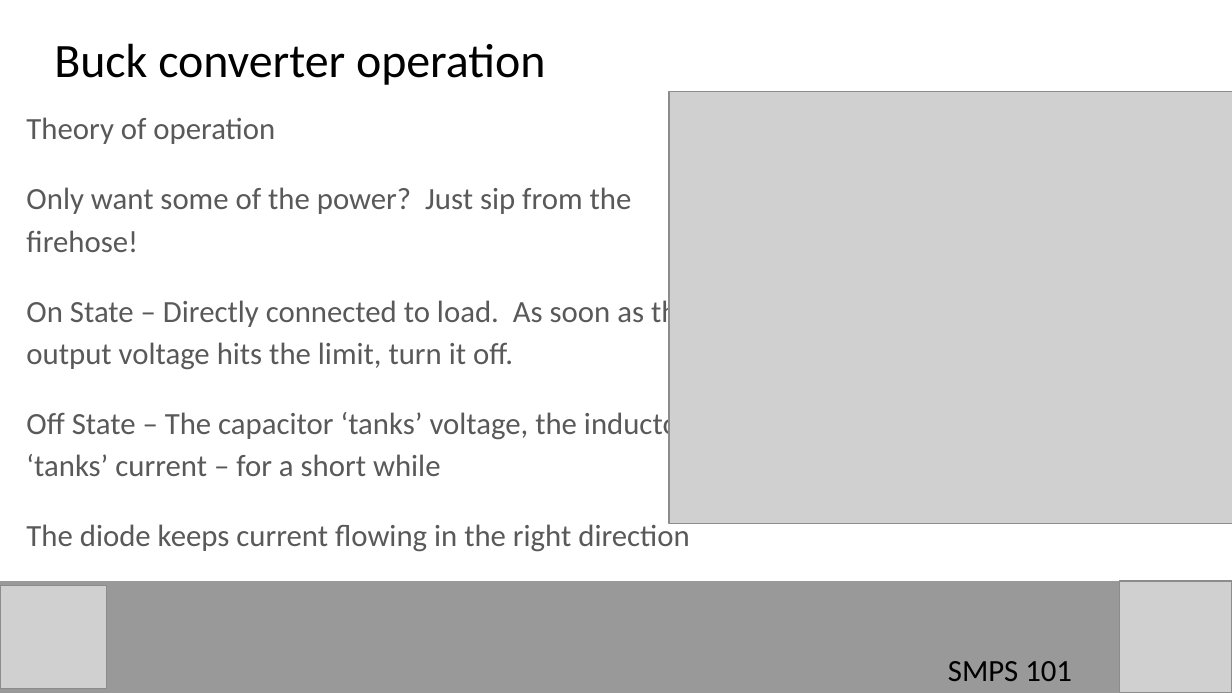
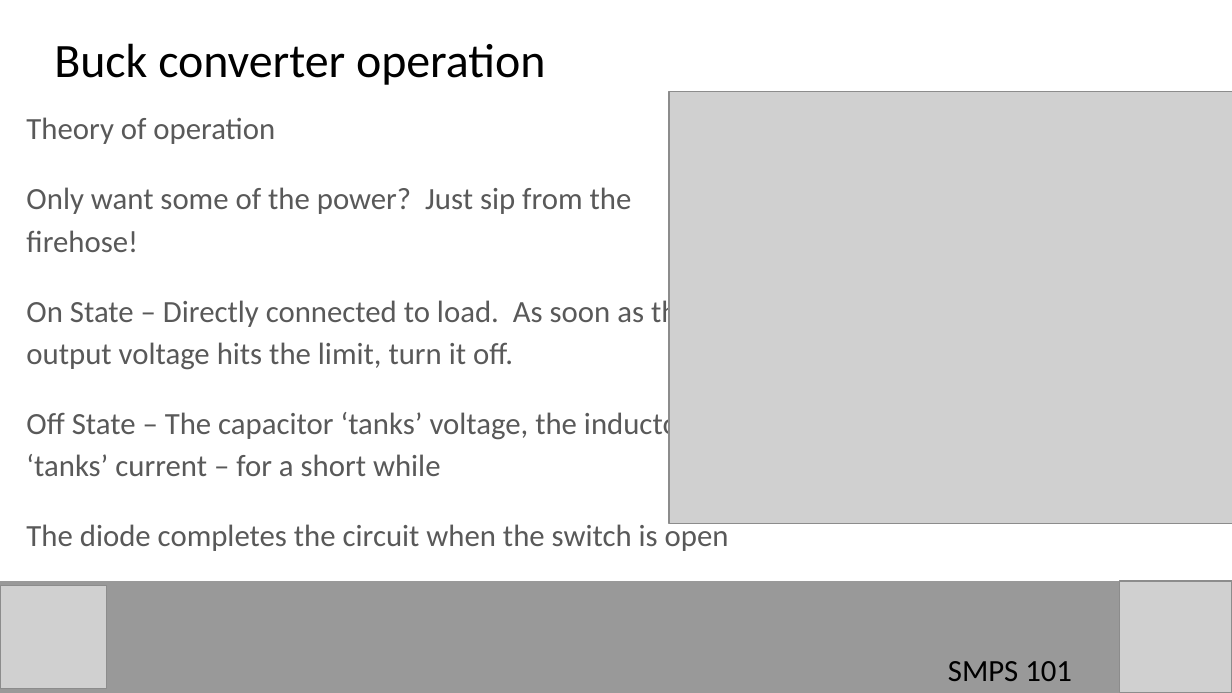
Before and after one commit to hamster/classroom, a slide deck: slide 14 of SMPS/SMPS 101.pptx (slide 13 before the commit). Drawn at 1232x693 pixels with LibreOffice and Linux fonts; fonts in the diff are those of the drawing; grey boxes stand for pictures. Boxes give left, top, right and bottom in pixels: in the first picture for what was removed or moved away, otherwise in the second. Text is boxed around its words. In the diff, an @@ line names an element or a change of style, - is before the commit and + after.

```diff
--- a/SMPS/SMPS 101.pptx
+++ b/SMPS/SMPS 101.pptx
@@ text at (26, 520, 729, 551): text changed @@
-The diode keeps current flowing in the right direction
+The diode completes the circuit when the switch is open
```
Also in this commit, not shown: 5 other slides changed, 1 slide added, 1 other file.
